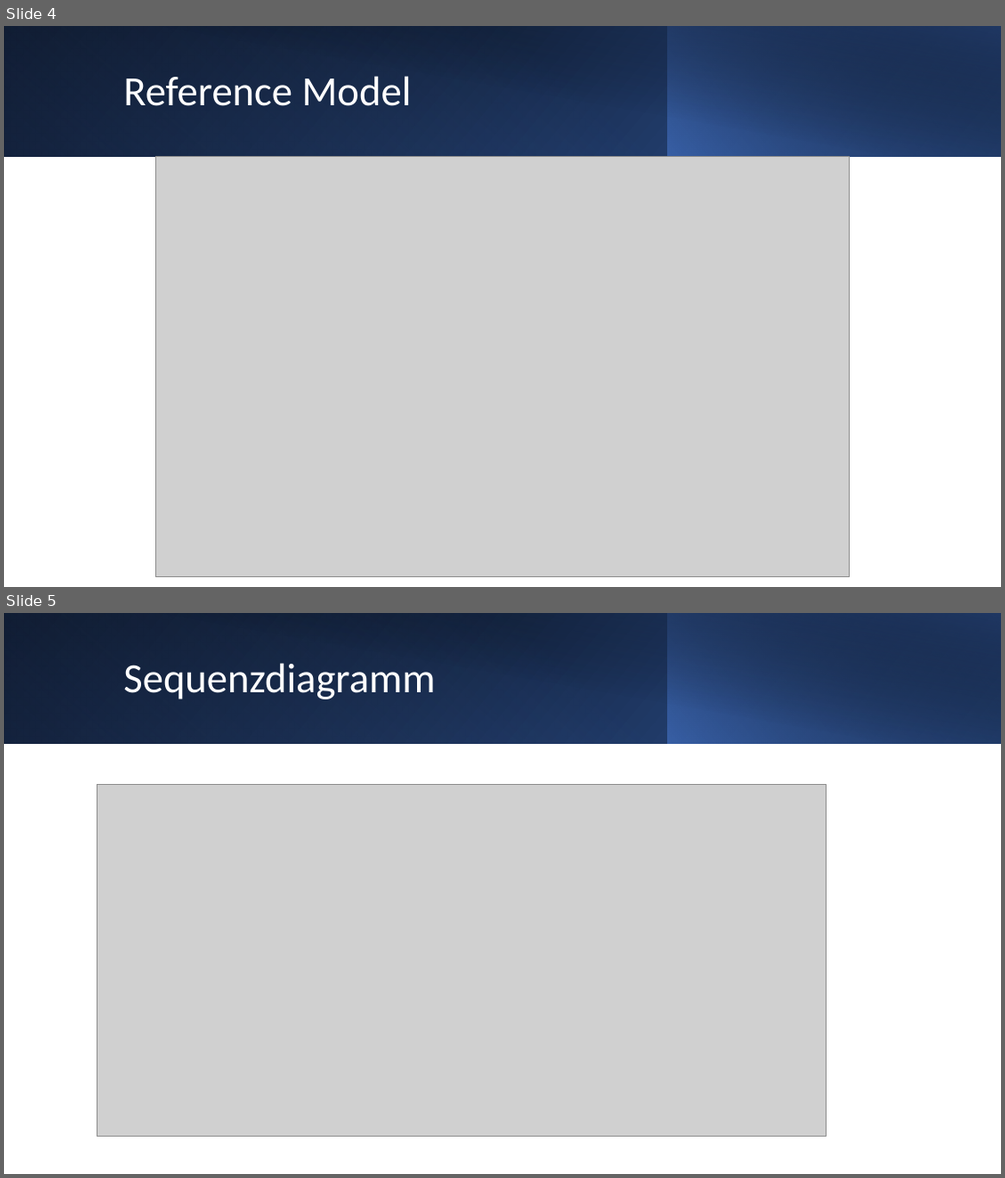
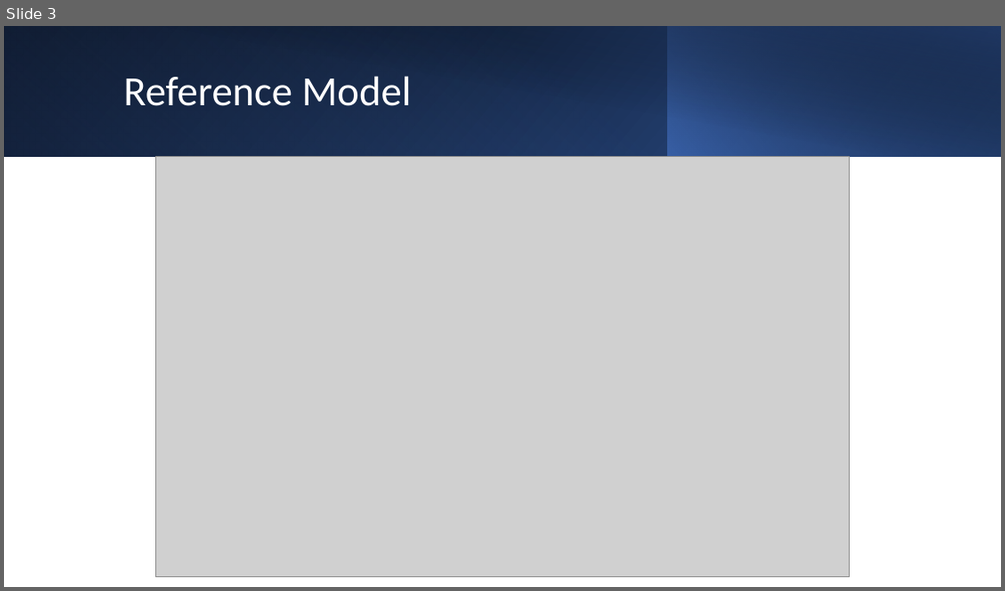
Before and after one commit to fhnw-iot-5ibb1/fhnw-iot-project-hs21-remotedoorcontrol, a slide deck: RemoteDoorControl/doc/RDC_Präsentation.pptx. Shown one above the other, each under a label of ours: slides 4 and 5 before the commit, slide 3 after it. The pictures are 1005x1178 and 1005x591 pixels, drawn with LibreOffice and Linux fonts; fonts in the diff are those of the drawing; grey boxes stand for pictures. Boxes give left, top, right and bottom in pixels: in the first picture for what was removed or moved away, otherwise in the second. Text is boxed around its words. In the diff, an @@ line names an element or a change of style, - is before the commit and + after.

```diff
--- a/RemoteDoorControl/doc/RDC_Präsentation.pptx
+++ b/RemoteDoorControl/doc/RDC_Präsentation.pptx
@@ slide 5 removed at (4,613,1001,1174), background #FFFFFF @@
@@ rectangle removed at (4,613,1001,743) @@
@@ rectangle removed at (4,613,668,743) @@
@@ rectangle removed at (41,613,1001,744) @@
@@ rectangle removed at (667,613,1001,743) @@
@@ title removed at (123,663,435,699) @@
-Sequenzdiagramm
@@ picture removed at (97,784,825,1136) @@
@@ what was slide 4 is now slide 3 @@
```
Also in this commit, not shown: 4 slides changed, 1 slide added, 2 other slides removed, 10 other files.
